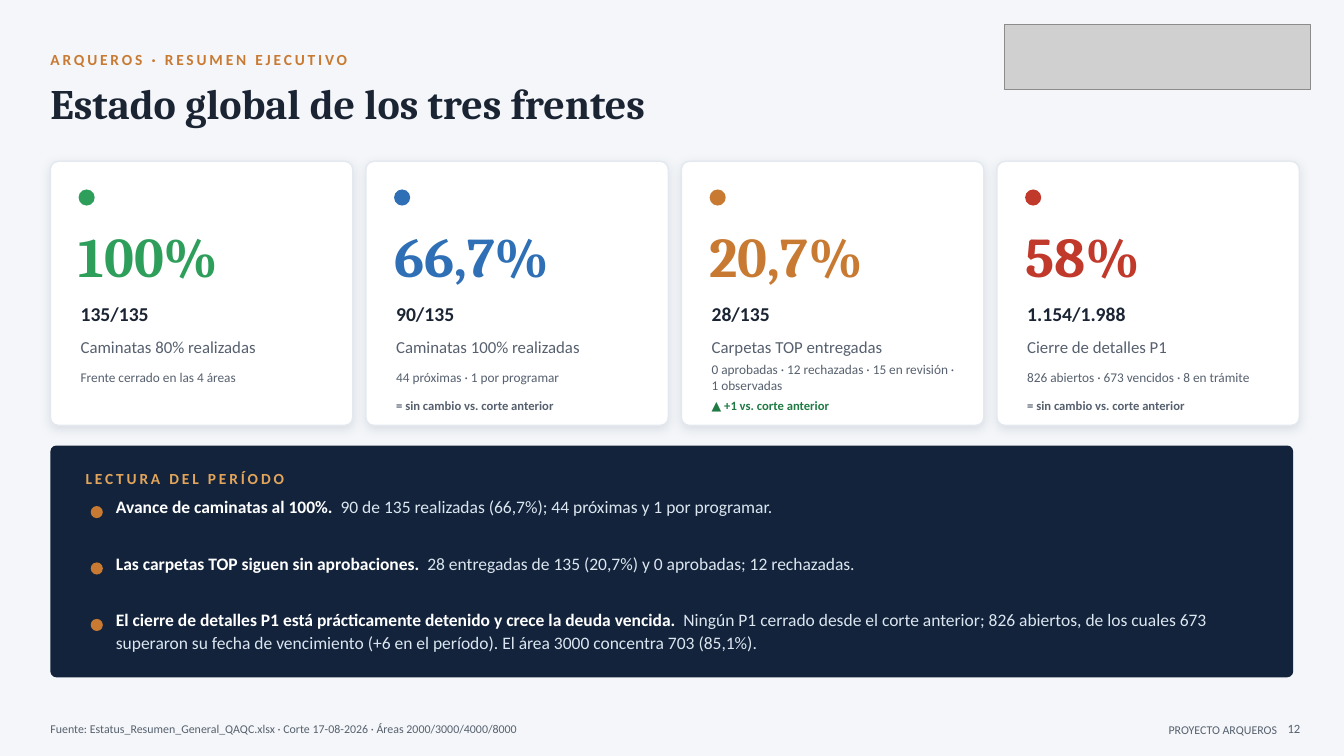
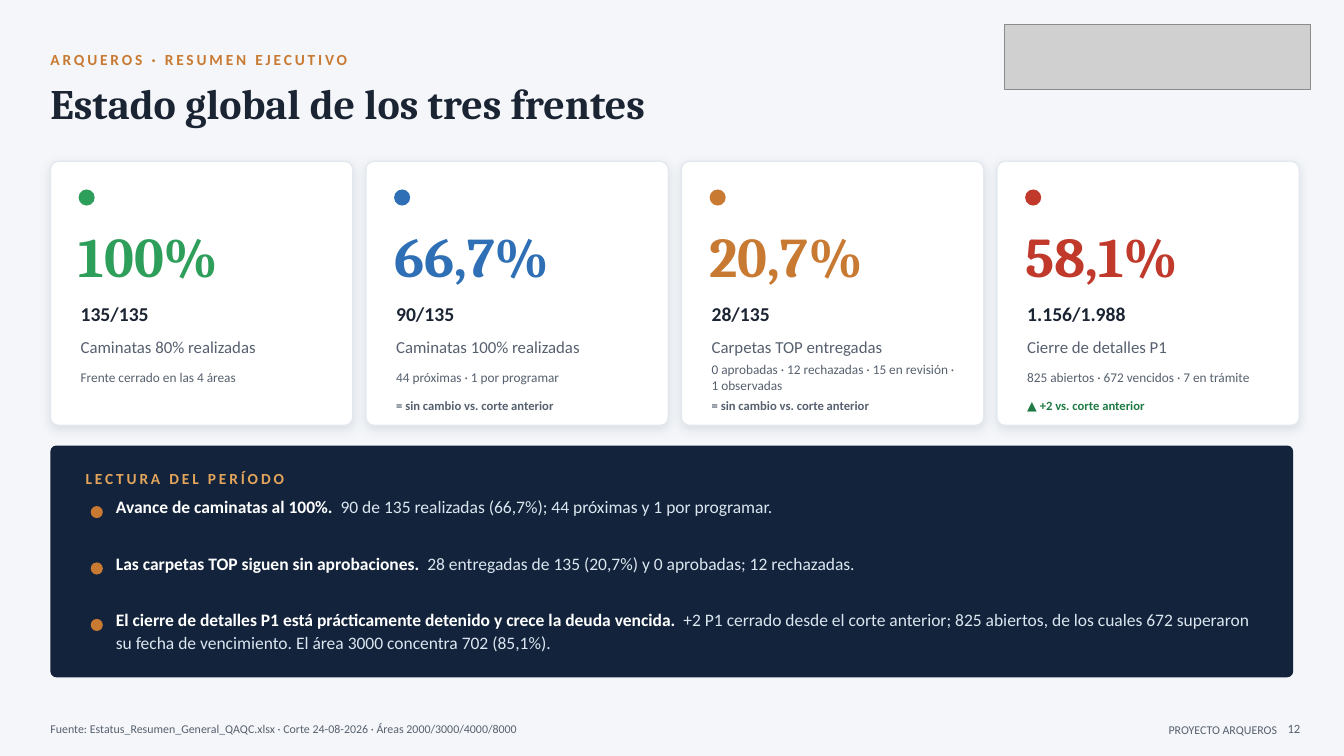
Before and after one commit to tdkvalex/Dashboard-HSEQ, a slide deck: slide 12 of panel_control_TOP_P1/Panel_Control_TOP_P1.pptx. Drawn at 1344x756 pixels with LibreOffice and Linux fonts; fonts in the diff are those of the drawing; grey boxes stand for pictures. Boxes give left, top, right and bottom in pixels: in the first picture for what was removed or moved away, otherwise in the second. Text is boxed around its words. In the diff, an @@ line names an element or a change of style, - is before the commit and + after.

```diff
--- a/panel_control_TOP_P1/Panel_Control_TOP_P1.pptx
+++ b/panel_control_TOP_P1/Panel_Control_TOP_P1.pptx
@@ text at <box>1025,239,1178,285</box>: text changed @@
-58%
+58,1%
@@ text at <box>1027,307,1125,322</box>: text changed @@
-1.154/1.988
+1.156/1.988
@@ text at <box>1027,373,1250,382</box>: text changed @@
-826 abiertos · 673 vencidos · 8 en trámite
+825 abiertos · 672 vencidos · 7 en trámite
@@ text at <box>721,401,869,410</box>: text changed; text colour #1F7A44 to #56606E @@
-▲ +1 vs. corte anterior
+= sin cambio vs. corte anterior
@@ text at <box>1040,401,1144,410</box>: text changed; text colour #56606E to #1F7A44 @@
-= sin cambio vs. corte anterior
+▲ +2 vs. corte anterior
@@ text at <box>116,613,1249,652</box>: text changed @@
-El cierre de detalles P1 está prácticamente detenido y crece la deuda vencida. Ningún P1 cerrado desde el corte anterior; 826 abiertos, de los cuales 673 superaron su fecha de vencimiento (+6 en el período). El área 3000 concentra 703 (85,1%).
+El cierre de detalles P1 está prácticamente detenido y crece la deuda vencida. +2 P1 cerrado desde el corte anterior; 825 abiertos, de los cuales 672 superaron su fecha de vencimiento. El área 3000 concentra 702 (85,1%).
@@ text at <box>50,723,516,735</box>: text changed @@
-Fuente: Estatus_Resumen_General_QAQC.xlsx · Corte 17-08-2026 · Áreas 2000/3000/4000/8000
+Fuente: Estatus_Resumen_General_QAQC.xlsx · Corte 24-08-2026 · Áreas 2000/3000/4000/8000
```
Also in this commit, not shown: 16 other slides changed, 8 other files.
